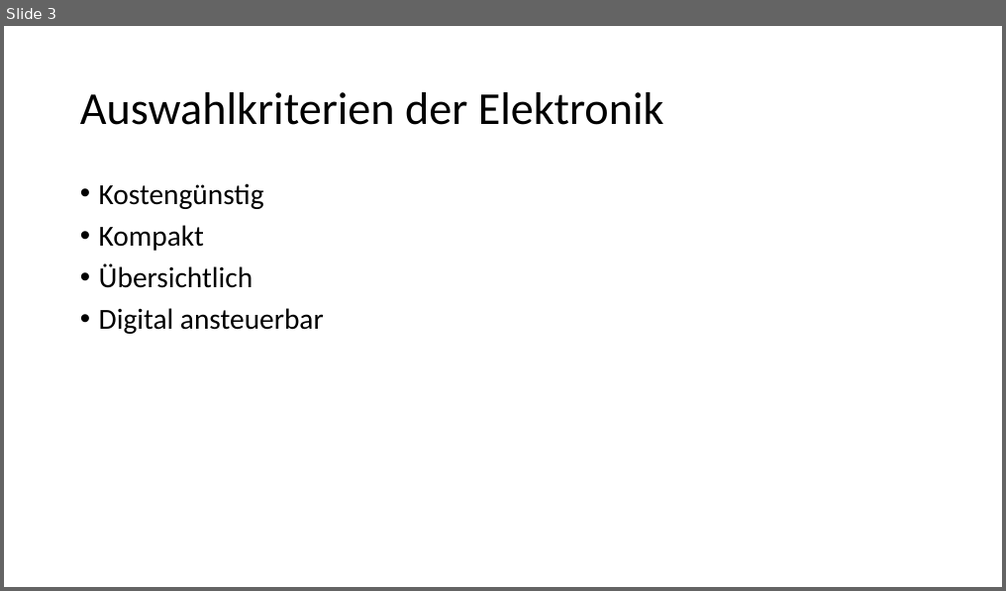
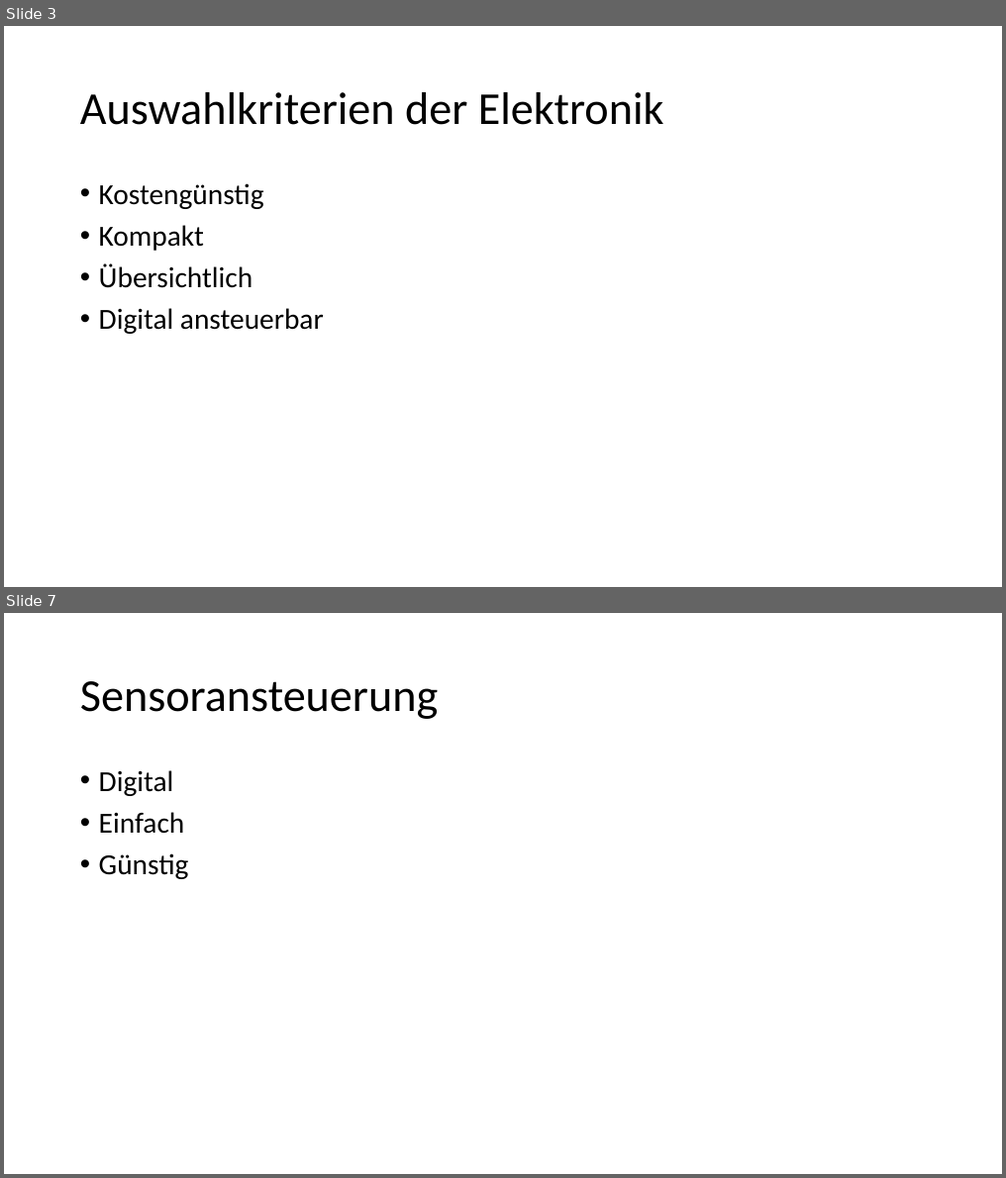
Before and after one commit to Katzenfuetterungsanlage/fuettr_prototype, a slide deck: Diplomarbeit/Powerpoint/Elektrotechnik.pptx. Shown one above the other, each under a label of ours: slide 3 before the commit, slides 3 and 7 after it; the slides between them are not shown. The pictures are 1006x591 and 1006x1178 pixels, drawn with LibreOffice and Linux fonts; fonts in the diff are those of the drawing. Boxes give left, top, right and bottom in pixels: in the first picture for what was removed or moved away, otherwise in the second. Text is boxed around its words. In the diff, an @@ line names an element or a change of style, - is before the commit and + after.

```diff
--- a/Diplomarbeit/Powerpoint/Elektrotechnik.pptx
+++ b/Diplomarbeit/Powerpoint/Elektrotechnik.pptx
@@ slide 7 added at (x1=4, y1=613, x2=1002, y2=1174), background #FFFFFF @@
@@ title added at (x1=80, y1=681, x2=438, y2=719), 44 pt, text #000000 @@
+Sensoransteuerung
@@ text added at (x1=99, y1=770, x2=189, y2=879), 28 pt, text #000000 @@
+• Digital
+• Einfach
+• Günstig
```
Also in this commit, not shown: 1 slide changed, 7 other slides added, 1 slide removed, 11 other files.
